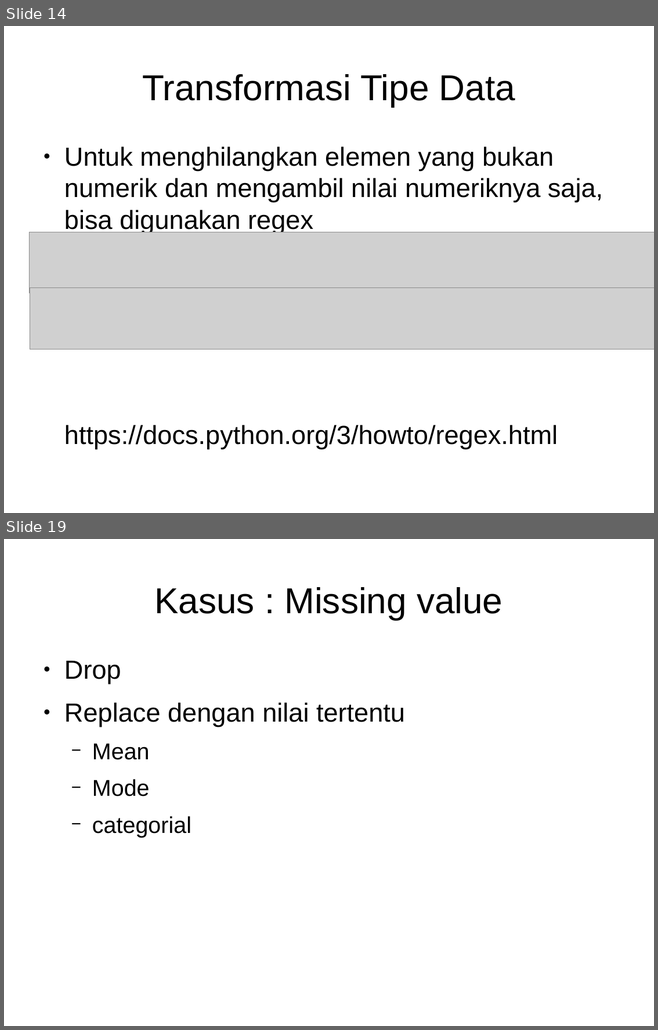
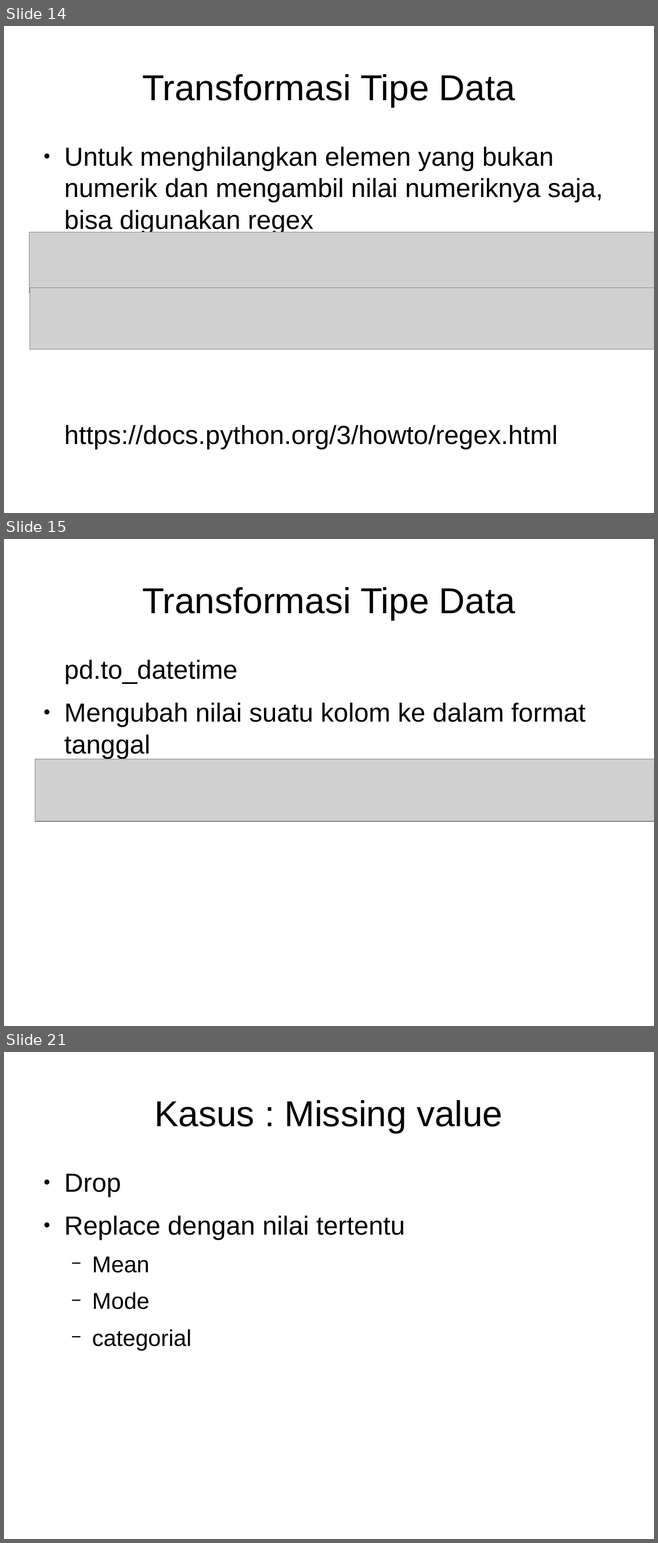
Before and after one commit to Arasy/SlidePythonDataScience, a slide deck: Ch4-Cleaning.odp. Shown one above the other, each under a label of ours: slides 14 and 19 before the commit, slides 14, 15 and 21 after it; the slides between them are not shown. The pictures are 658x1030 and 658x1543 pixels, drawn with LibreOffice and Linux fonts; fonts in the diff are those of the drawing; grey boxes stand for pictures. Boxes give left, top, right and bottom in pixels: in the first picture for what was removed or moved away, otherwise in the second. Text is boxed around its words. In the diff, an @@ line names an element or a change of style, - is before the commit and + after.

```diff
--- a/Ch4-Cleaning.odp
+++ b/Ch4-Cleaning.odp
@@ slide 15 added at (4, 539, 654, 1026), background #FFFFFF @@
@@ title added at (142, 587, 515, 620), 44 pt, text #000000 @@
+Transformasi Tipe Data
@@ text added at (64, 660, 585, 758), 32 pt, text #000000 @@
+pd.to_datetime
+● Mengubah nilai suatu kolom ke dalam format tanggal
@@ picture added at (35, 759, 654, 821) @@
@@ what was slide 19 is now slide 21 @@
```
Also in this commit, not shown: 3 slides changed, 2 other slides added, 1 slide removed, 1 other file.
